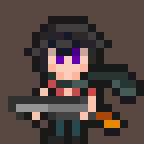
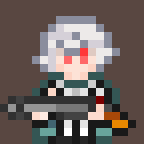
Before/after of a 144 × 144 layered artwork. What changed in the layer stack:
hid "Layer 88", moved it into group "Group 8", painted on it over [24, 48, 144, 144]
removed layer "Layer 84" from group "ciol" over [8, 80, 112, 136]
moved "Layer 83" into group "Group 10", painted on it over [0, 96, 136, 144]
moved "Layer 3 copy 3" into group "Group 10", painted on it over [24, 16, 120, 80]
moved "Layer 51" into group "Group 10", painted on it over [48, 64, 144, 104]
removed layer "Layer 8" from group "ciol" over [32, 80, 120, 120]
removed layer "Layer 6" from group "ciol" over [40, 80, 88, 144]
added group "Group 9" with 4 layers in group "ciol" over [0, 16, 136, 144]
added layer "Layer 83 copy" in group "Group 9" over [0, 96, 136, 136]
moved "Layer 3 copy 2" into group "Group 9", painted on it over [24, 16, 120, 136]
moved "Layer 1" (2nd of 2, in "ciol" › "Group 9") into group "Group 9", painted on it over [32, 40, 112, 144]
added layer "Layer 51 copy" in group "Group 9" over [32, 64, 120, 144]
